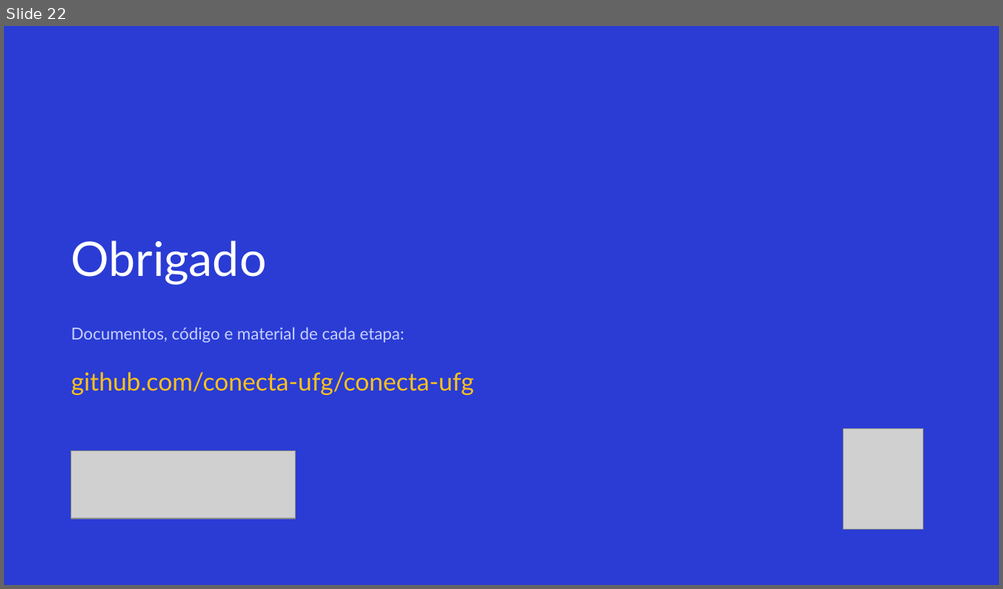
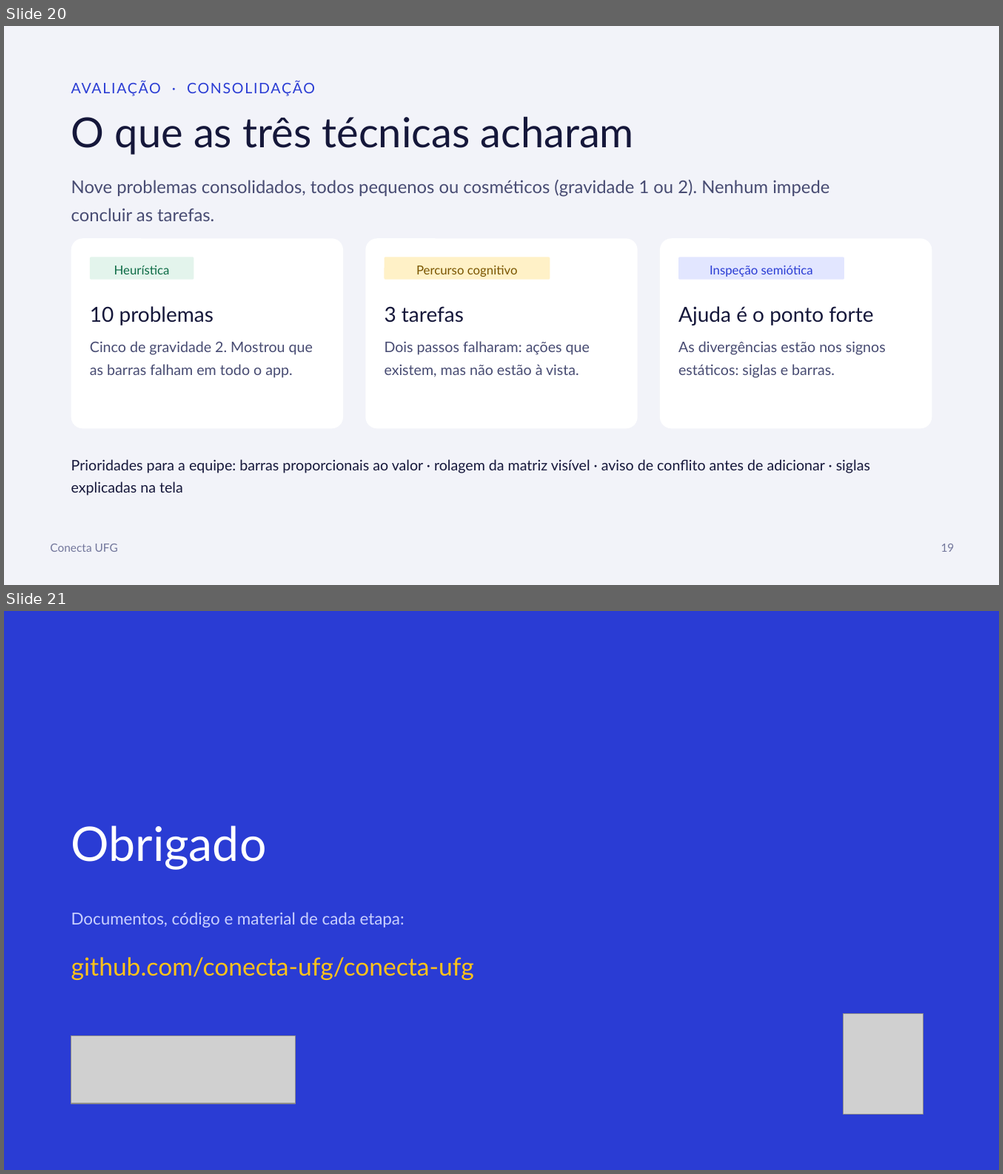
Before and after one commit to conecta-ufg/conecta-ufg, a slide deck: 05-Apresentacao/Apresentacao_Conecta_UFG.pptx. Shown one above the other, each under a label of ours: slide 22 before the commit, slides 20 and 21 after it. The pictures are 1003x589 and 1003x1174 pixels, drawn with LibreOffice and Linux fonts; fonts in the diff are those of the drawing; grey boxes stand for pictures. Boxes give left, top, right and bottom in pixels: in the first picture for what was removed or moved away, otherwise in the second. Text is boxed around its words. In the diff, an @@ line names an element or a change of style, - is before the commit and + after.

Commit message:
Avaliacao heuristica e percurso cognitivo na PF3 e nos slides

```diff
--- a/05-Apresentacao/Apresentacao_Conecta_UFG.pptx
+++ b/05-Apresentacao/Apresentacao_Conecta_UFG.pptx
@@ slide 20 added at bbox=[4, 26, 999, 585], background #FFFFFF @@
@@ rectangle added at bbox=[4, 26, 999, 585], fill #F2F3F9 @@
@@ text added at bbox=[71, 81, 315, 96], 14 pt, text #2A3CD4 @@
+AVALIAÇÃO · CONSOLIDAÇÃO
@@ text added at bbox=[71, 116, 634, 155], 40 pt, text #15173A @@
+O que as três técnicas acharam
@@ text added at bbox=[71, 180, 829, 221], 17 pt, text #474B72 @@
+Nove problemas consolidados, todos pequenos ou cosméticos (gravidade 1 ou 2). Nenhum impede concluir as tarefas.
@@ rounded rectangle added at bbox=[71, 238, 343, 429], fill #FFFFFF @@
@@ rounded rectangle added at bbox=[365, 238, 637, 429], fill #FFFFFF @@
@@ rounded rectangle added at bbox=[660, 238, 931, 429], fill #FFFFFF @@
@@ rounded rectangle added at bbox=[90, 258, 193, 280], fill #E3F4EC @@
@@ text added at bbox=[114, 266, 170, 275], 12 pt, text #0C6B45 @@
+Heurística
@@ rounded rectangle added at bbox=[384, 258, 549, 280], fill #FFF1C7 @@
@@ text added at bbox=[416, 265, 518, 277], 12 pt, text #7A5500 @@
+Percurso cognitivo
@@ rounded rectangle added at bbox=[678, 258, 844, 280], fill #E2E6FF @@
@@ text added at bbox=[709, 265, 813, 277], 12 pt, text #2A3CD4 @@
+Inspeção semiótica
@@ text added at bbox=[90, 306, 313, 378], 14 pt, text #474B72 @@
+10 problemas
+Cinco de gravidade 2. Mostrou que as barras falham em todo o app.
@@ text added at bbox=[384, 306, 589, 378], 14 pt, text #474B72 @@
+3 tarefas
+Dois passos falharam: ações que existem, mas não estão à vista.
@@ text added at bbox=[678, 306, 885, 378], 14 pt, text #474B72 @@
+Ajuda é o ponto forte
+As divergências estão nos signos estáticos: siglas e barras.
@@ text added at bbox=[71, 460, 870, 496], 14 pt, text #15173A @@
+Prioridades para a equipe: barras proporcionais ao valor · rolagem da matriz visível · aviso de conflito antes de adicionar · siglas explicadas na tela
@@ text added at bbox=[50, 544, 118, 552], 11 pt, text #72769B @@
+Conecta UFG
@@ text added at bbox=[941, 544, 954, 552], 11 pt, text #72769B @@
+19
@@ what was slide 22 is now slide 21 @@
```
Also in this commit, not shown: 5 slides changed, 1 other slide added, 3 slides removed, 5 other files.
